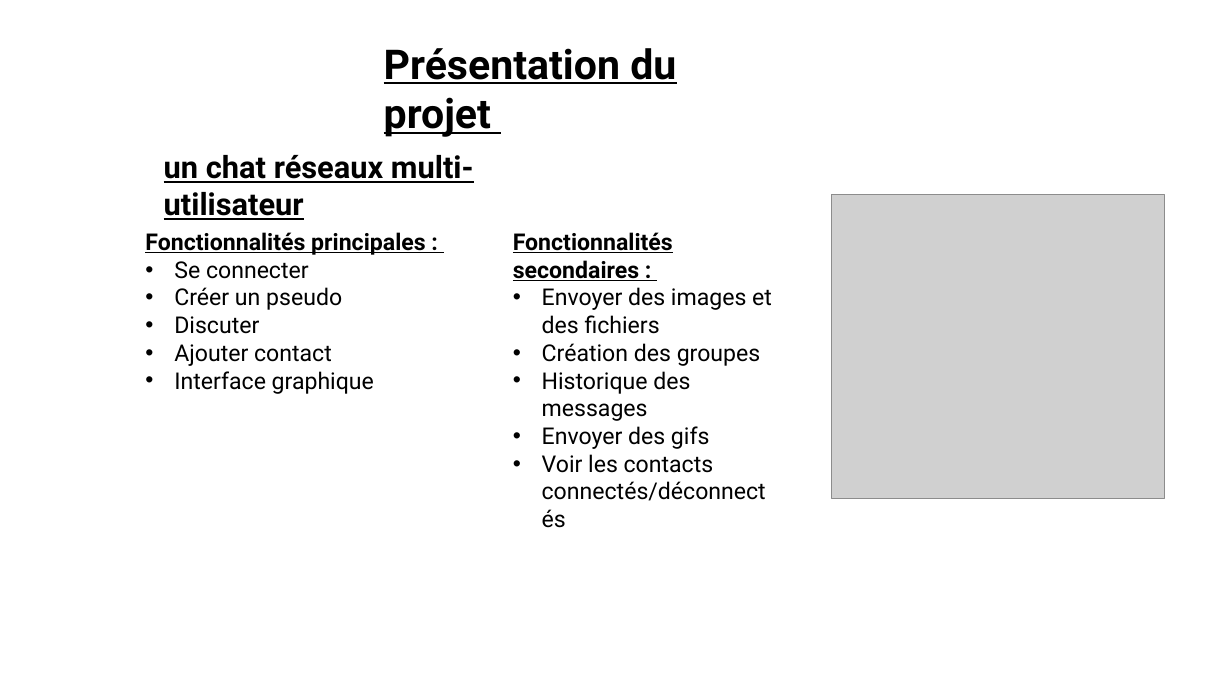
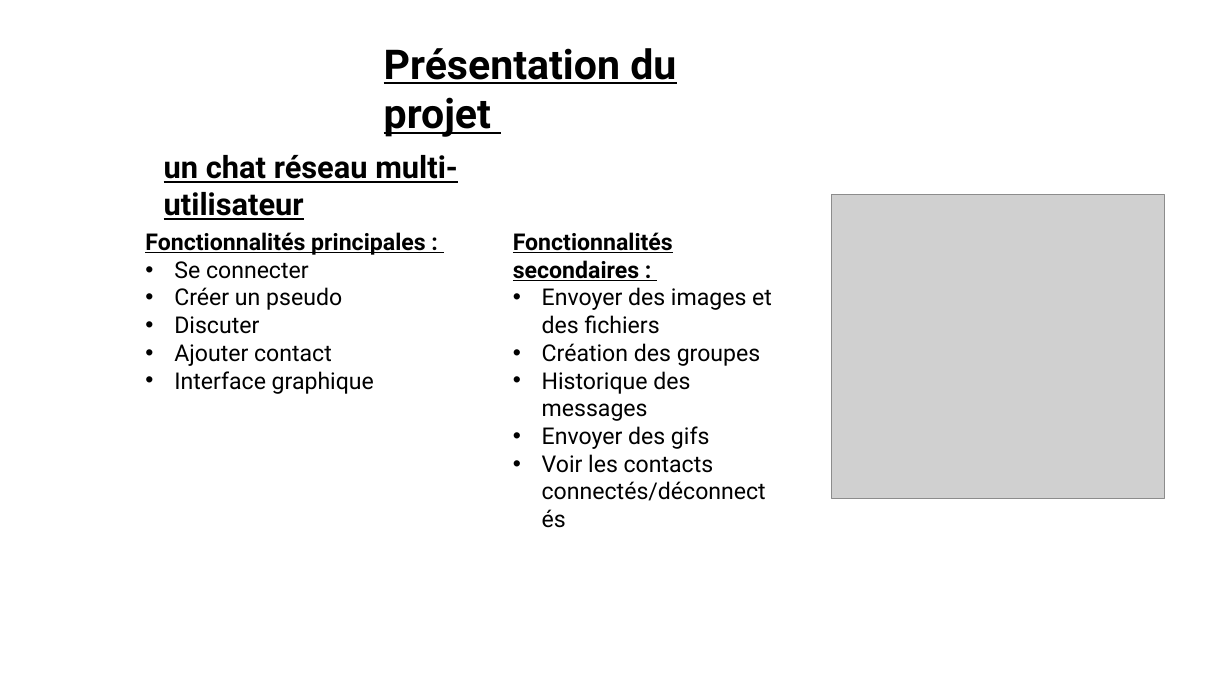
Before and after one commit to vento11b/mini-projet2, a slide deck: slide 3 of Présentation/TOKI.pptx. Drawn at 1232x693 pixels with LibreOffice and Linux fonts; fonts in the diff are those of the drawing; grey boxes stand for pictures. Boxes give left, top, right and bottom in pixels: in the first picture for what was removed or moved away, otherwise in the second. Text is boxed around its words. In the diff, an @@ line names an element or a change of style, - is before the commit and + after.

```diff
--- a/Présentation/TOKI.pptx
+++ b/Présentation/TOKI.pptx
@@ text at (164,155,458,220): text changed @@
-un chat réseaux multi-utilisateur
+un chat réseau multi-utilisateur
```
Also in this commit, not shown: 6 other slides changed, 5 slides added, 1 slide removed, 1 other file.
